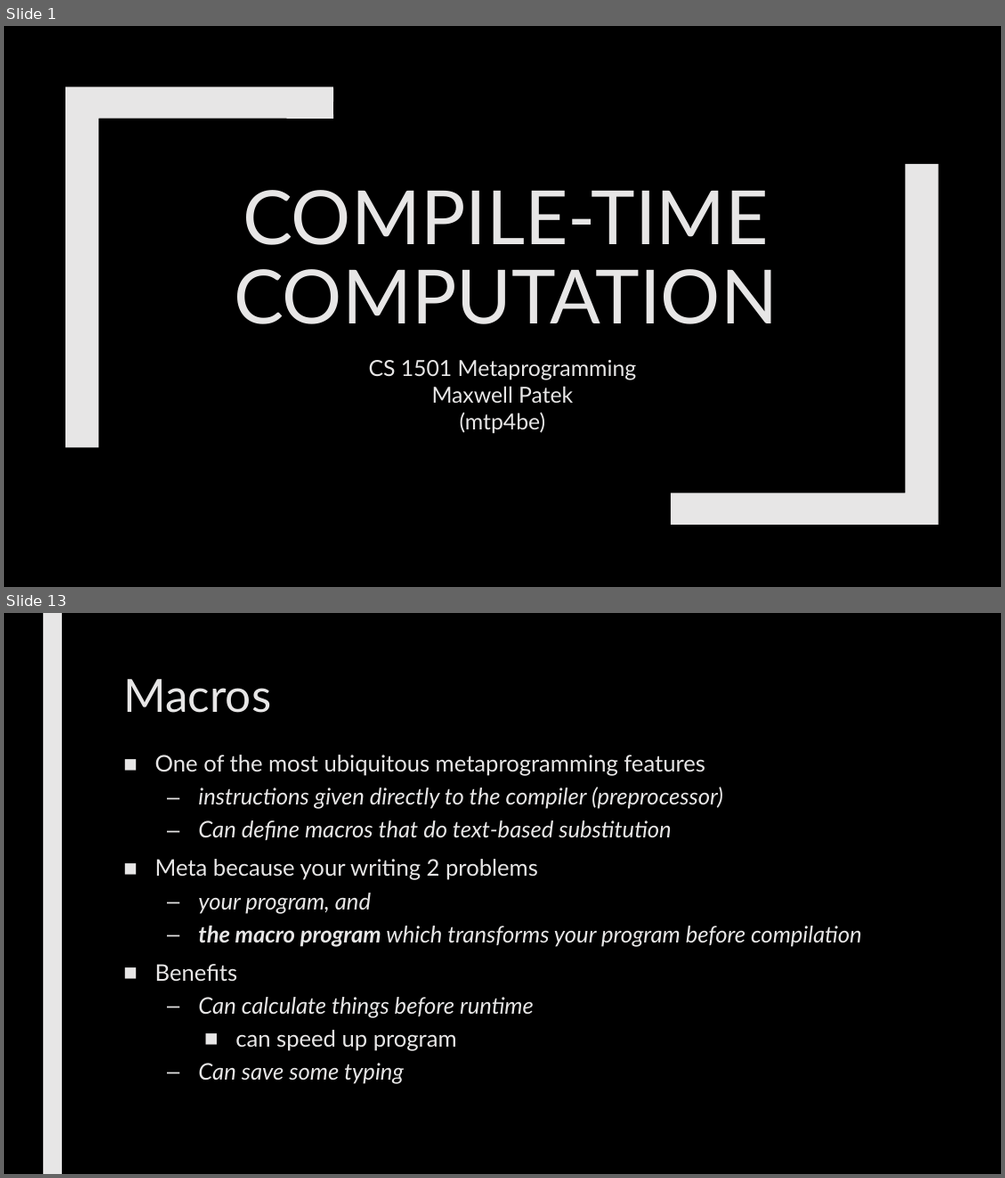
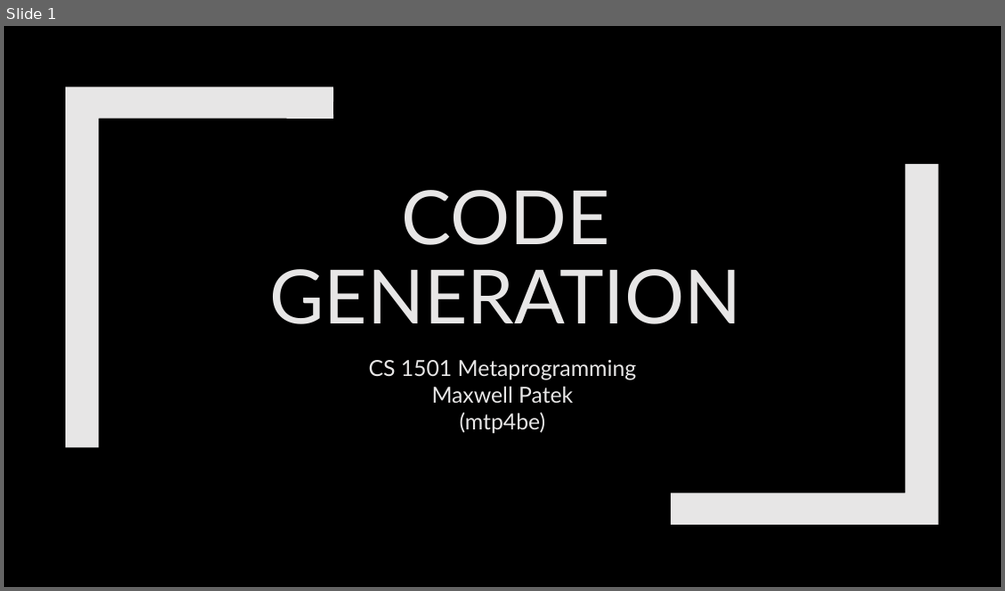
Before and after one commit to max7patek/metaprogramming, a slide deck: slides/09-CodeGeneration.pptx. Shown one above the other, each under a label of ours: slides 1 and 13 before the commit, slide 1 after it; the slides between them are not shown. The pictures are 1005x1178 and 1005x591 pixels, drawn with LibreOffice and Linux fonts; fonts in the diff are those of the drawing. Boxes give left, top, right and bottom in pixels: in the first picture for what was removed or moved away, otherwise in the second. Text is boxed around its words. In the diff, an @@ line names an element or a change of style, - is before the commit and + after.

Commit message:
Code Generation

```diff
--- a/slides/09-CodeGeneration.pptx
+++ b/slides/09-CodeGeneration.pptx
@@ slide 13 removed at (x1=4, y1=613, x2=1001, y2=1174), background #000000 @@
@@ rectangle removed at (x1=43, y1=613, x2=62, y2=1174) @@
@@ title removed at (x1=123, y1=679, x2=271, y2=713) @@
-Macros
@@ text removed at (x1=155, y1=755, x2=862, y2=1084) @@
-■ One of the most ubiquitous metaprogramming features
-  – instructions given directly to the compiler (preprocessor)
-  – Can define macros that do text-based substitution
-■ Meta because your writing 2 problems
-  – your program, and
-  – the macro program which transforms your program before compilation
-■ Benefits
-  – Can calculate things before runtime
-    ■ can speed up program
-  – Can save some typing
@@ slide 1 changed as well @@
@@ title at (x1=269, y1=190, x2=741, y2=324): text changed @@
-COMPILE-TIME COMPUTATION
+CODE GENERATION
```
Also in this commit, not shown: 17 slides added, 20 other slides removed, 2 other files.
